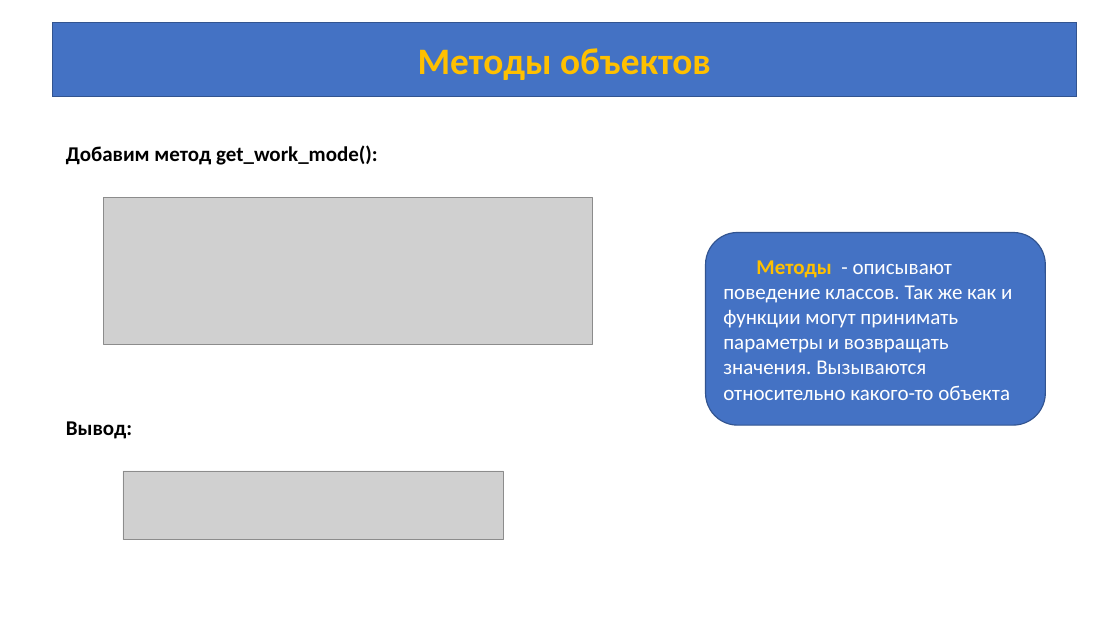
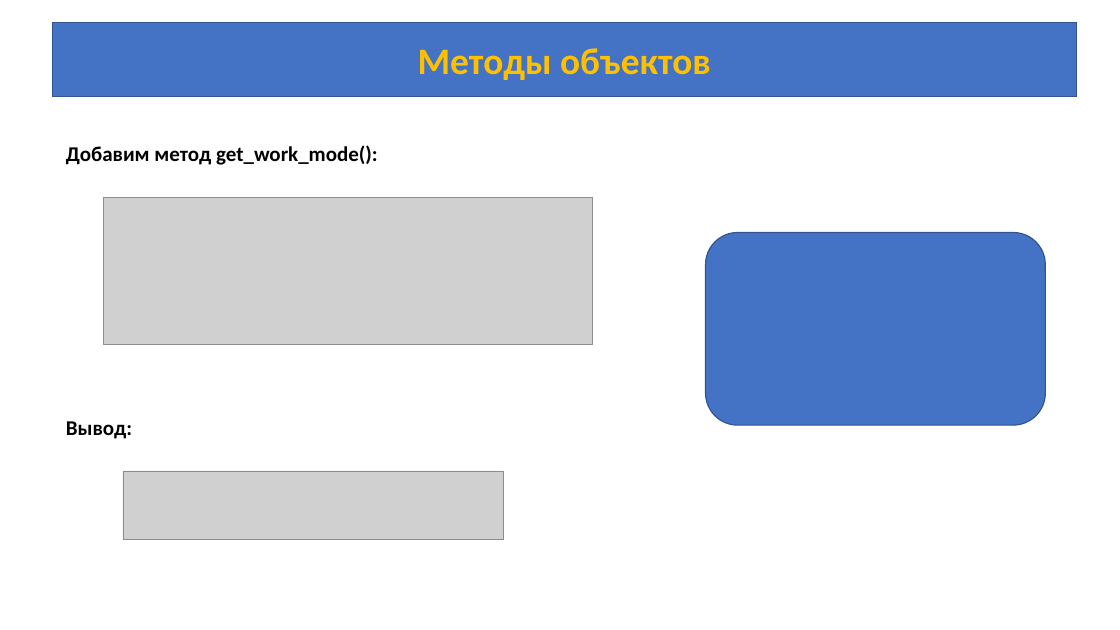
Before and after one commit to azamat7087/python_lessons_ver.2, a slide deck: slide 16 of lesson 7/Lesson_7.pptx (slide 6 before the commit). Drawn at 1120x630 pixels with LibreOffice and Linux fonts; fonts in the diff are those of the drawing; grey boxes stand for pictures. Boxes give left, top, right and bottom in pixels: in the first picture for what was removed or moved away, otherwise in the second. Text is boxed around its words. In the diff, an @@ line names an element or a change of style, - is before the commit and + after.

```diff
--- a/lesson 7/Lesson_7.pptx
+++ b/lesson 7/Lesson_7.pptx
@@ text in rounded rectangle at <box>723,260,1012,400</box>: text removed @@
-Методы - описывают поведение классов. Так же как и функции могут принимать параметры и возвращать значения. Вызываются относительно какого-то объекта
```
Also in this commit, not shown: 7 slides added.
